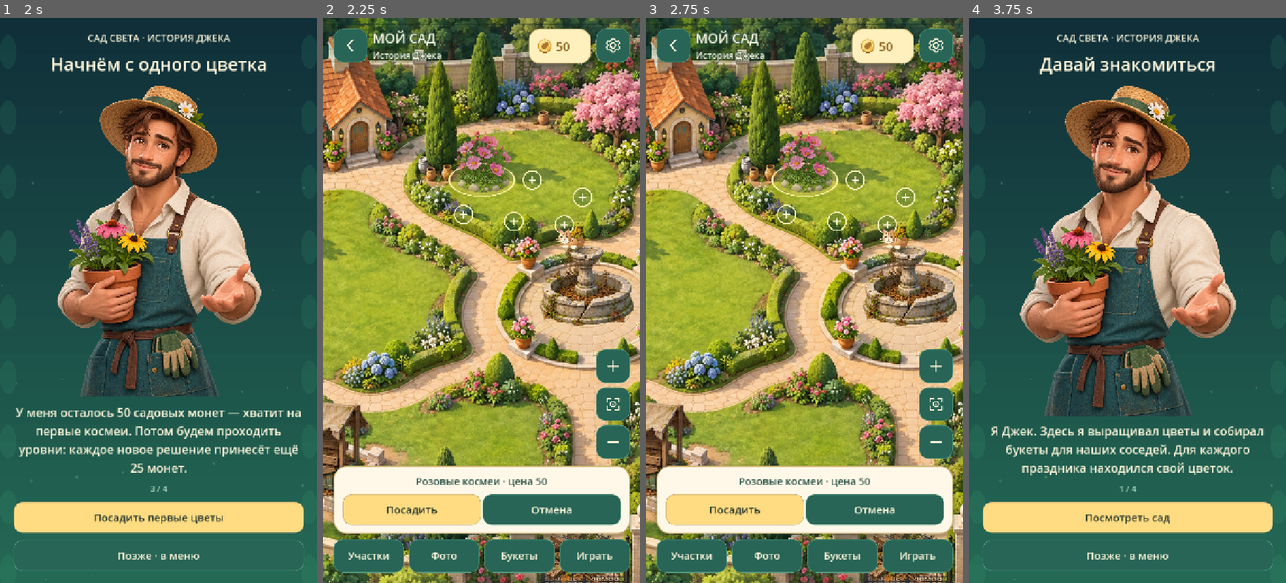
Above: before the commit, frames 1-4 (left to right).
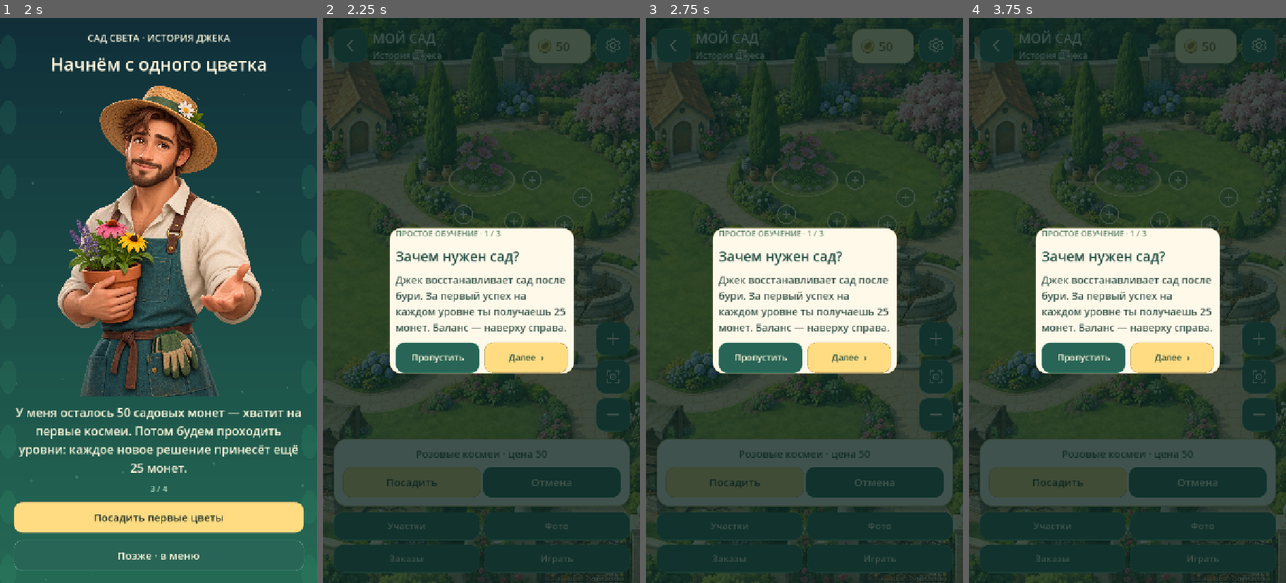
Above: after the commit, the same moments.

Repository: nodar163/garden-of-light-game
Game: Godot game, scene res://main.tscn
Same seed, same stepped clock (60 frames per second), same inputs: the game is played once before the commit and once after it. Sound files missing from this copy of the repository are replaced by a short silence.
Inputs (mouse positions are in pixels of both pictures, inside the frame that each line leads up to):
- Up to frame 1 (2 s): click "Посмотреть сад" at 0.5 s; click "Помочь Джеку" at 1.25 s
- Up to frame 2 (2.25 s): click "Посадить первые цветы" at 2 s
- Up to frame 3 (2.75 s): no input
- Up to frame 4 (3.75 s): click (1257, 46) at 2.75 s; click (1127, 481) at 3.5 s, where only the run before the commit has a clickable "История Джека"

Frame 1 is identical in both runs. In frame 2, 95% of the frame differs, in the area x 0-100%, y 0-100%; in frame 3, 95%; in frame 4, 89%.

Commit message:
Guide first visits and clarify garden navigation

Diff:
--- a/source/scripts/garden_hud.gd
+++ b/source/scripts/garden_hud.gd
@@ -93,10 +93,17 @@
 	return b
 
 func nav(items: Array) -> void:
-	var row:=HBoxContainer.new(); row.add_theme_constant_override("separation",12); footer.add_child(row)
+	var row: Container
+	if items.size()>=4:
+		var grid:=GridContainer.new(); grid.columns=2; grid.add_theme_constant_override("h_separation",10); grid.add_theme_constant_override("v_separation",10); row=grid
+	else:
+		var strip:=HBoxContainer.new(); strip.add_theme_constant_override("separation",12); row=strip
+	footer.add_child(row)
 	for item in items:
 		var b: Button=game.button(item[0],item[1],row)
-		b.custom_minimum_size.y=76; b.add_theme_font_size_override("font_size",23)
+		b.custom_minimum_size.y=64 if items.size()>=4 else 76
+		b.size_flags_horizontal=Control.SIZE_EXPAND_FILL
+		b.add_theme_font_size_override("font_size",21 if items.size()>=4 else 23)
 
 
 static func icon_button(button: Button,texture: Texture2D) -> void:
--- a/source/scripts/garden_ui.gd
+++ b/source/scripts/garden_ui.gd
@@ -133,25 +133,38 @@
 func modes() -> void:
 	move_source=-1
 	hud=HUD.new(game,"garden_modes"); map_view=hud.map
-	HUD.text(hud.content,words("Как сыграем сегодня?","What shall we play?"),32)
-	HUD.text(hud.content,words("Оба режима приносят монеты в один сад.","Both modes earn coins for the same garden."),22,HUD.SOFT)
+	HUD.text(hud.content,words("Выбери игру","Choose a game"),32)
+	HUD.text(hud.content,words("Первая победа на уровне даёт 25 монет для сада.","A level's first win earns 25 garden coins."),21,HUD.SOFT)
 	for mode in 2:
+		var divider:=HSeparator.new(); hud.content.add_child(divider)
 		var match_mode: bool=mode==0
 		var title: String=words("Цветочный каскад","Flower Cascade") if match_mode else words("Дорожки света","Light paths")
 		var done: int=game.store.data.match3.completed.size() if match_mode else game.store.data.completed.size()
-		var row:=HBoxContainer.new(); row.add_theme_constant_override("separation",20); hud.content.add_child(row)
-		var icon:=TextureRect.new(); icon.texture=Art.icon(0 if match_mode else 1); icon.custom_minimum_size=Vector2(88,88); icon.expand_mode=TextureRect.EXPAND_IGNORE_SIZE; icon.stretch_mode=TextureRect.STRETCH_KEEP_ASPECT_CENTERED; row.add_child(icon)
+		var row:=HBoxContainer.new(); row.add_theme_constant_override("separation",16); hud.content.add_child(row)
+		var icon:=TextureRect.new(); icon.texture=Art.icon(0 if match_mode else 1); icon.custom_minimum_size=Vector2(72,72); icon.expand_mode=TextureRect.EXPAND_IGNORE_SIZE; icon.stretch_mode=TextureRect.STRETCH_KEEP_ASPECT_CENTERED; row.add_child(icon)
 		var copy:=VBoxContainer.new(); copy.size_flags_horizontal=Control.SIZE_EXPAND_FILL; row.add_child(copy)
 		HUD.text(copy,title,29)
-		HUD.text(copy,words("Три в ряд · ","Match 3 · ") if match_mode else words("Соедини свет · ","Connect light · "),21,HUD.SOFT)
-		HUD.text(copy,words("Пройдено %d из 250","Completed %d of 250") % done,20,HUD.SOFT)
+		HUD.text(copy,words("Меняй цветы, собирай три в ряд.","Swap flowers and match three.") if match_mode else words("Поворачивай дорожки к цветам.","Turn paths towards flowers."),20,HUD.SOFT)
+		HUD.text(copy,words("Пройдено: %d / 250","Completed: %d / 250") % done,19,HUD.SOFT)
 		var buttons:=HBoxContainer.new(); hud.content.add_child(buttons)
 		var play: Callable=func(): game.open_match(game.match_unlocked())
 		var levels: Callable=game.show_match_levels
 		if not match_mode: play=func(): game.open_level(game.unlocked()); levels=game.show_levels
-		game.button(words("Продолжить","Continue"),play,buttons,true)
+		game.button(words("Играть · %d","Play · %d") % (game.match_unlocked() if match_mode else game.unlocked()),play,buttons,true)
 		game.button(words("Все уровни","All levels"),levels,buttons)
-	hud.nav([[words("В сад","Garden"),show],[words("Главная","Home"),game.show_home]])
+	hud.nav([[words("В сад","Garden"),show],[words("Обучение","Guides"),guides]])
+
+func guides() -> void:
+	game.clear_page("guides")
+	game.header(words("Обучение","Guides"))
+	game.label(words("Посмотри короткие подсказки ещё раз","Replay a quick guide"),29)
+	game.label(words("Каждое обучение состоит из трёх коротких шагов.","Each guide has three short steps."),21,game.MUTED)
+	game.spacer()
+	game.button(words("Мой сад — карта и покупки","My garden — map and purchases"),func(): game.tutorial.open("garden"))
+	game.button(words("Дорожки света — как соединять","Light paths — how to connect"),func(): game.tutorial.open("light"))
+	game.button(words("Цветочный каскад — как собирать","Flower Cascade — how to match"),func(): game.tutorial.open("match"))
+	game.spacer()
+	game.button(words("К выбору игры","Back to games"),modes)
 
 func show() -> void:
 	Rules.sync(game.store.data)
@@ -183,7 +196,8 @@
 		game.button(words("День / вечер","Day / evening"),toggle_evening,row)
 	if move_source>=0: game.button(words("Отменить перенос","Cancel move"),func(): move_source=-1; message=""; show())
 	if not message.is_empty(): game.label(message,20)
-	hud.nav([[words("Участки","Areas"),areas],[words("Фото","Photo"),photo],[words("Букеты","Bouquets"),help],[words("Играть","Play"),modes]])
+	hud.nav([[words("Участки","Areas"),areas],[words("Фото","Photo"),photo],[words("Заказы","Orders"),help],[words("Играть","Play"),modes]])
+	game.tutorial.maybe_open("garden")
 
 func areas() -> void:
 	var popup:=PopupMenu.new(); game.add_child(popup)
--- a/source/scripts/main.gd
+++ b/source/scripts/main.gd
@@ -9,7 +9,9 @@
 const GardenRules=preload("res://scripts/garden_rules.gd")
 const GardenMap=preload("res://scripts/garden_map.gd")
 const GardenUI=preload("res://scripts/garden_ui.gd")
+const Tutorial=preload("res://scripts/tutorial.gd")
 var garden_ui: RefCounted
+var tutorial: RefCounted
 var light_rewarded:=false
 var match_rewarded:=false
 var reward_garden_button: Button
@@ -79,6 +81,7 @@
 	add_child(sound)
 	sound.configure(store.data.settings)
 	garden_ui=GardenUI.new(self)
+	tutorial=Tutorial.new(self)
 	get_tree().auto_accept_quit = false
 	resized.connect(_layout)
 	if store.data.garden.intro_done: show_home()
@@ -292,6 +295,7 @@
 	notice = label("", 18, MUTED)
 	refresh()
 	persist()
+	tutorial.maybe_open("light")
 
 func on_tile(index: int) -> void:
 	if puzzle.turn(index):
@@ -521,6 +525,7 @@
 	match_garden_button=button(words("Улучшить сад", "Improve the garden"),show_garden)
 	refresh_match()
 	save_match()
+	tutorial.maybe_open("match")
 
 func refresh_match() -> void:
 	if page != "match": return
--- a/source/scripts/save_store.gd
+++ b/source/scripts/save_store.gd
@@ -10,12 +10,16 @@
 	data = defaults()
 
 static func defaults() -> Dictionary:
-	return {"version":1, "completed":[], "current":1, "boards":{}, "match3":{"current":1,"completed":[],"boards":{}}, "garden":Garden.defaults(), "settings":{"language":"ru", "music":true, "sound":true, "reduce_motion":false}}
+	return {"version":1, "completed":[], "current":1, "boards":{}, "match3":{"current":1,"completed":[],"boards":{}}, "garden":Garden.defaults(), "tutorial_seen":[], "settings":{"language":"ru", "music":true, "sound":true, "reduce_motion":false}}
 
 static func valid(value: Variant) -> bool:
 	if not value is Dictionary or value.get("version") != 1:
 		return false
 	if value.has("garden") and not Garden.valid(value.garden): return false
+	if value.has("tutorial_seen"):
+		if not value.tutorial_seen is Array: return false
+		for key in value.tutorial_seen:
+			if key not in ["garden","light","match"]: return false
 	if not value.get("completed") is Array or not value.get("boards") is Dictionary or not value.get("settings") is Dictionary:
 		return false
 	if not typeof(value.get("current")) in [TYPE_INT, TYPE_FLOAT] or float(value.current) != int(value.current) or int(value.current) < 1:
--- /dev/null
+++ b/source/scripts/tutorial.gd
@@ -0,0 +1,83 @@
+extends RefCounted
+## Short, replayable guides for the three places a new player meets.
+const KEYS=["garden","light","match"]
+var host: Control
+var layer: CanvasLayer
+var heading: Label
+var body: Label
+var counter: Label
+var next_button: Button
+var section: String
+var step:=0
+
+func _init(game: Control) -> void: host=game
+
+func words(ru: String,en: String) -> String: return host.words(ru,en)
+
+static func seen(data: Dictionary,key: String) -> bool:
+	return key in data.get("tutorial_seen",[])
+
+func maybe_open(key: String) -> void:
+	if not seen(host.store.data,key): open(key)
+
+func open(key: String) -> void:
+	if key not in KEYS: return
+	if is_instance_valid(layer): layer.queue_free()
+	section=key; step=0
+	layer=CanvasLayer.new(); layer.layer=20; host.add_child(layer)
+	var shade:=ColorRect.new(); shade.color=Color(0.04,0.14,0.13,0.78)
+	shade.set_anchors_and_offsets_preset(Control.PRESET_FULL_RECT); shade.mouse_filter=Control.MOUSE_FILTER_STOP; layer.add_child(shade)
+	var margin:=MarginContainer.new(); margin.set_anchors_and_offsets_preset(Control.PRESET_FULL_RECT)
+	for side in ["left","right","top","bottom"]: margin.add_theme_constant_override("margin_"+side,20)
+	margin.mouse_filter=Control.MOUSE_FILTER_IGNORE; layer.add_child(margin)
+	var center:=CenterContainer.new(); center.mouse_filter=Control.MOUSE_FILTER_IGNORE; margin.add_child(center)
+	var panel:=PanelContainer.new(); panel.custom_minimum_size.x=minf(420,host.size.x-40)
+	var style: StyleBoxFlat=host.style(Color("fff9ea"),Color("d4bc87")); style.set_corner_radius_all(26)
+	panel.add_theme_stylebox_override("panel",style); center.add_child(panel)
+	var box:=VBoxContainer.new(); box.add_theme_constant_override("separation",16); panel.add_child(box)
+	counter=Label.new(); counter.add_theme_font_size_override("font_size",18)
+	counter.add_theme_color_override("font_color",Color("64896f")); box.add_child(counter)
+	heading=Label.new(); heading.autowrap_mode=TextServer.AUTOWRAP_WORD_SMART
+	heading.add_theme_font_size_override("font_size",31); heading.add_theme_color_override("font_color",Color("204f43")); box.add_child(heading)
+	body=Label.new(); body.autowrap_mode=TextServer.AUTOWRAP_WORD_SMART
+	body.add_theme_font_size_override("font_size",23); body.add_theme_color_override("font_color",Color("36554a")); box.add_child(body)
+	var row:=HBoxContainer.new(); row.add_theme_constant_override("separation",10); box.add_child(row)
+	var skip: Button=host.button(words("Пропустить","Skip"),finish,row)
+	skip.add_theme_font_size_override("font_size",20)
+	next_button=host.button("",advance,row,true)
+	next_button.add_theme_font_size_override("font_size",20)
+	for state in ["font_color","font_hover_color","font_pressed_color","font_focus_color"]:
+		next_button.add_theme_color_override(state,Color("234c3d"))
+	show_step(); next_button.grab_focus()
+
+func content() -> Array:
+	match section:
+		"garden": return [
+			[words("Зачем нужен сад?","Why restore the garden?"),words("Джек восстанавливает сад после бури. За первый успех на каждом уровне ты получаешь 25 монет. Баланс — наверху справа.","Jack is rebuilding after the storm. Each level's first win earns 25 coins. Your balance is at the top right.")],
+			[words("Исследуй и укрась","Explore and decorate"),words("Проведи пальцем по саду. Нажми светлый кружок на свободном месте, чтобы выбрать цветок или украшение. «К цели» покажет следующую задачу.","Drag the garden. Tap a light circle on an empty spot to choose a flower or decoration. Next task points to your next goal.")],
+			[words("Куда нажимать дальше?","Where to go next?"),words("Внизу: «Участки» перемещает по карте, «Фото» убирает кнопки для снимка, «Заказы» показывает букеты соседям, «Играть» открывает оба режима.","At the bottom: Areas jumps around the map, Photo hides controls for a screenshot, Orders shows bouquets, Play opens both modes.")]]
+		"light": return [
+			[words("Соедини свет и цветы","Connect light to flowers"),words("Нажимай на дорожки: каждое касание поворачивает участок на четверть оборота. Проведи свет от фонаря ко всем цветам.","Tap a path to rotate it a quarter turn. Carry light from the lamp to every flower.")],
+			[words("Как понять, что получилось?","How do you win?"),words("Свет идёт только между совпавшими выходами. Под полем видно, сколько цветов освещено. Когда светятся все — уровень готов. Таймера нет.","Light travels only through matching openings. Below the board you can see how many flowers are lit. Light them all to win. There is no timer.")],
+			[words("Если нужна помощь","If you need help"),words("«Отмена» возвращает ход, «Заново» начинает уровень сначала, «Подсказка» выделяет один участок. Победа впервые приносит 25 монет в сад.","Undo takes back a move, Restart resets the level, and Hint highlights one path. Your first win earns 25 coins for the garden.")]]
+		_: return [
+			[words("Собери цветочный каскад","Make a flower cascade"),words("Поменяй два соседних цветка свайпом или двумя касаниями. Три одинаковых в ряд исчезнут, а новые упадут сверху.","Swap neighbouring flowers by swiping or tapping both. Three matching flowers disappear and new ones fall from above.")],
+			[words("Следи за целью и ходами","Watch the goal and moves"),words("Над полем показано, какие цветы собрать и сколько росы убрать. Под целью — оставшиеся ходы. Выполни все задачи до их окончания.","Above the board you can see which flowers to collect and how much dew to clear. The move counter is below the goal. Finish before moves run out.")],
+			[words("Усилители и помощь","Power-ups and help"),words("Собирай четыре и больше цветка или квадрат 2×2, чтобы получить усилители. Инструменты находятся под полем; «Подсказка» покажет ход. Повторные попытки бесплатны.","Match four or more flowers, or a 2×2 square, to create power-ups. Tools sit below the board; Hint shows a move. Retries are free.")]]
+
+func show_step() -> void:
+	var pages:=content()
+	counter.text=words("ПРОСТОЕ ОБУЧЕНИЕ · %d / %d","QUICK GUIDE · %d / %d") % [step+1,pages.size()]
+	heading.text=pages[step][0]; body.text=pages[step][1]
+	next_button.text=words("Понятно — играть","Got it — play") if step==pages.size()-1 else words("Далее  ›","Next  ›")
+
+func advance() -> void:
+	if step+1>=content().size(): finish(); return
+	step+=1; show_step()
+
+func finish() -> void:
+	var seen_keys: Array=host.store.data.get("tutorial_seen",[])
+	if section not in seen_keys:
+		seen_keys.append(section); host.store.data.tutorial_seen=seen_keys
+		if not host.store.write(): push_error(host.store.last_error)
+	if is_instance_valid(layer): layer.queue_free()
--- a/source/tests/garden_redesign.gd
+++ b/source/tests/garden_redesign.gd
@@ -38,12 +38,12 @@
 	check(game.garden_ui.map_view.size.y==game.size.y,"garden fills home height")
 	var coins: int=game.store.data.garden.coins
 	game.garden_ui.modes(); await capture("modes-mobile"); layout_check()
-	var plays: Array=buttons(game.shell).filter(func(b): return b.text=="Продолжить")
-	check(plays.size()==2,"both modes have a continue action")
+	var plays: Array=buttons(game.shell).filter(func(b): return b.text.begins_with("Играть · "))
+	check(plays.size()==2,"both modes have a play action")
 	plays[1].pressed.emit(); await process_frame
 	check(game.page=="play" and int(game.puzzle.level.id)==31,"light mode resumes first unfinished level")
 	game.show_home(); game.garden_ui.modes(); await process_frame
-	plays=buttons(game.shell).filter(func(b): return b.text=="Продолжить")
+	plays=buttons(game.shell).filter(func(b): return b.text.begins_with("Играть · "))
 	plays[0].pressed.emit(); await process_frame
 	check(game.page=="match","match mode opens from modes")
 	game.garden_ui.focus_task(); await capture("goal-mobile"); layout_check()
--- /dev/null
+++ b/source/tests/tutorial.gd
@@ -0,0 +1,53 @@
+extends SceneTree
+const Main=preload("res://scripts/main.gd")
+const Saves=preload("res://scripts/save_store.gd")
+const Guide=preload("res://scripts/tutorial.gd")
+var checks:=0
+var failures:=0
+func check(ok: bool,label: String) -> void:
+	checks+=1
+	if not ok: failures+=1; printerr("FAIL: ",label)
+func _initialize() -> void: call_deferred("run")
+func run() -> void:
+	var path: String="user://tutorial-test-"+str(OS.get_process_id())+".json"
+	root.size=Vector2i(390,700)
+	var game=Main.new(); game.store=Saves.new(path); game.set_anchors_and_offsets_preset(Control.PRESET_FULL_RECT)
+	root.add_child(game); await process_frame
+	check(Saves.valid(game.store.data),"fresh save stays valid")
+	var old: Dictionary=game.store.data.duplicate(true); old.erase("tutorial_seen")
+	check(Saves.valid(old),"old save without tutorial flags stays valid")
+	old.tutorial_seen=["wrong"]; check(not Saves.valid(old),"unknown tutorial key rejected")
+	game.garden_ui.open_garden(); await process_frame
+	check(game.tutorial.section=="garden" and is_instance_valid(game.tutorial.layer),"first garden visit opens guide")
+	check(game.tutorial.heading.text.length()>0 and game.tutorial.body.text.length()>0,"garden guide explains action")
+	await RenderingServer.frame_post_draw; root.get_texture().get_image().save_png("res://artifacts/tutorial-first-garden.png")
+	game.tutorial.advance(); game.tutorial.advance(); game.tutorial.advance(); await process_frame
+	check(Guide.seen(game.store.data,"garden"),"garden guide is saved after final step")
+	game.garden_ui.open_garden(); await process_frame
+	check(not is_instance_valid(game.tutorial.layer),"garden guide does not repeat")
+	await RenderingServer.frame_post_draw; root.get_texture().get_image().save_png("res://artifacts/tutorial-garden-menu.png")
+	game.open_level(1); await process_frame
+	check(game.tutorial.section=="light" and is_instance_valid(game.tutorial.layer),"first light level opens guide")
+	await RenderingServer.frame_post_draw; root.get_texture().get_image().save_png("res://artifacts/tutorial-light.png")
+	game.tutorial.finish(); await process_frame
+	game.open_match(1); await process_frame
+	check(game.tutorial.section=="match" and is_instance_valid(game.tutorial.layer),"first flower level opens guide")
+	await RenderingServer.frame_post_draw; root.get_texture().get_image().save_png("res://artifacts/tutorial-match.png")
+	game.tutorial.finish(); await process_frame
+	check(Guide.seen(game.store.data,"light") and Guide.seen(game.store.data,"match"),"both mode flags saved")
+	game.garden_ui.modes(); await process_frame
+	await RenderingServer.frame_post_draw; root.get_texture().get_image().save_png("res://artifacts/tutorial-modes.png")
+	game.garden_ui.guides(); await process_frame
+	game.tutorial.open("garden"); await process_frame
+	check(is_instance_valid(game.tutorial.layer),"guide can be replayed")
+	game.tutorial.finish()
+	root.size=Vector2i(360,640); game.store.data.settings.language="en"
+	game.tutorial.open("match"); await process_frame
+	check(game.tutorial.heading.text=="Make a flower cascade","English guide text")
+	var bounds: Rect2=game.tutorial.next_button.get_global_rect()
+	check(game.get_global_rect().grow(1).encloses(bounds),"guide button fits small phone: "+str(bounds))
+	await RenderingServer.frame_post_draw; root.get_texture().get_image().save_png("res://artifacts/tutorial-small-en.png")
+	game.tutorial.finish(); game.queue_free(); await process_frame
+	for suffix in ["",".tmp",".bak"]:
+		if FileAccess.file_exists(path+suffix): DirAccess.remove_absolute(path+suffix)
+	print("Tutorial checks=",checks," failures=",failures); quit(1 if failures else 0)
Not shown, added: source/scripts/tutorial.gd.uid
Not shown, added: source/tests/tutorial.gd.uid
Not shown, changed: index.html
Not shown, changed: index.pck
Not shown, changed: index.service.worker.js
Not shown, changed: source/README.md
Not shown, added: source/docs/FIRST-VISIT-GUIDES.md
